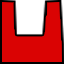
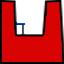
Layers edited between the first and the second (64, 64) image:
added layer "Layer 2" over [15, 21, 25, 35]
